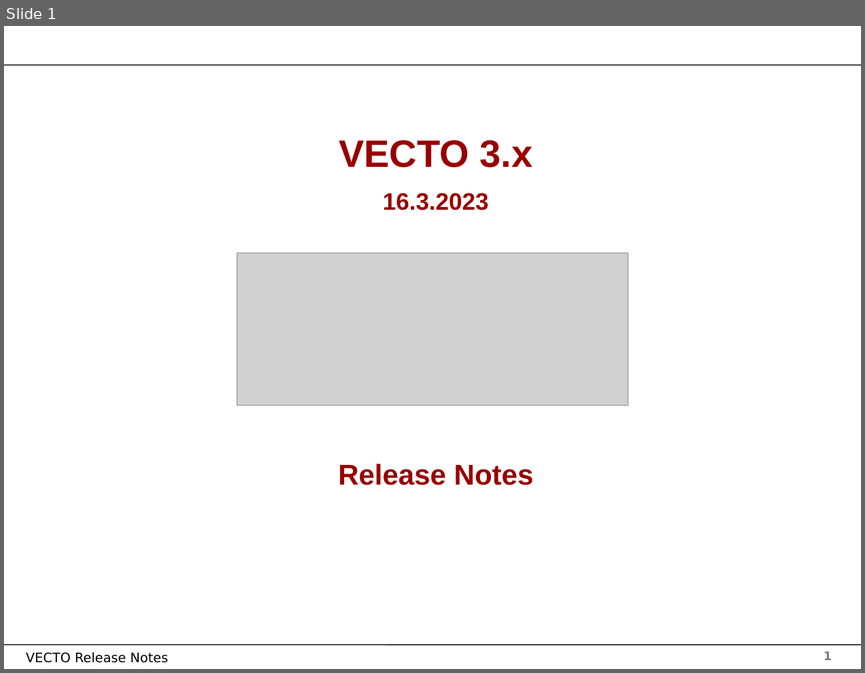
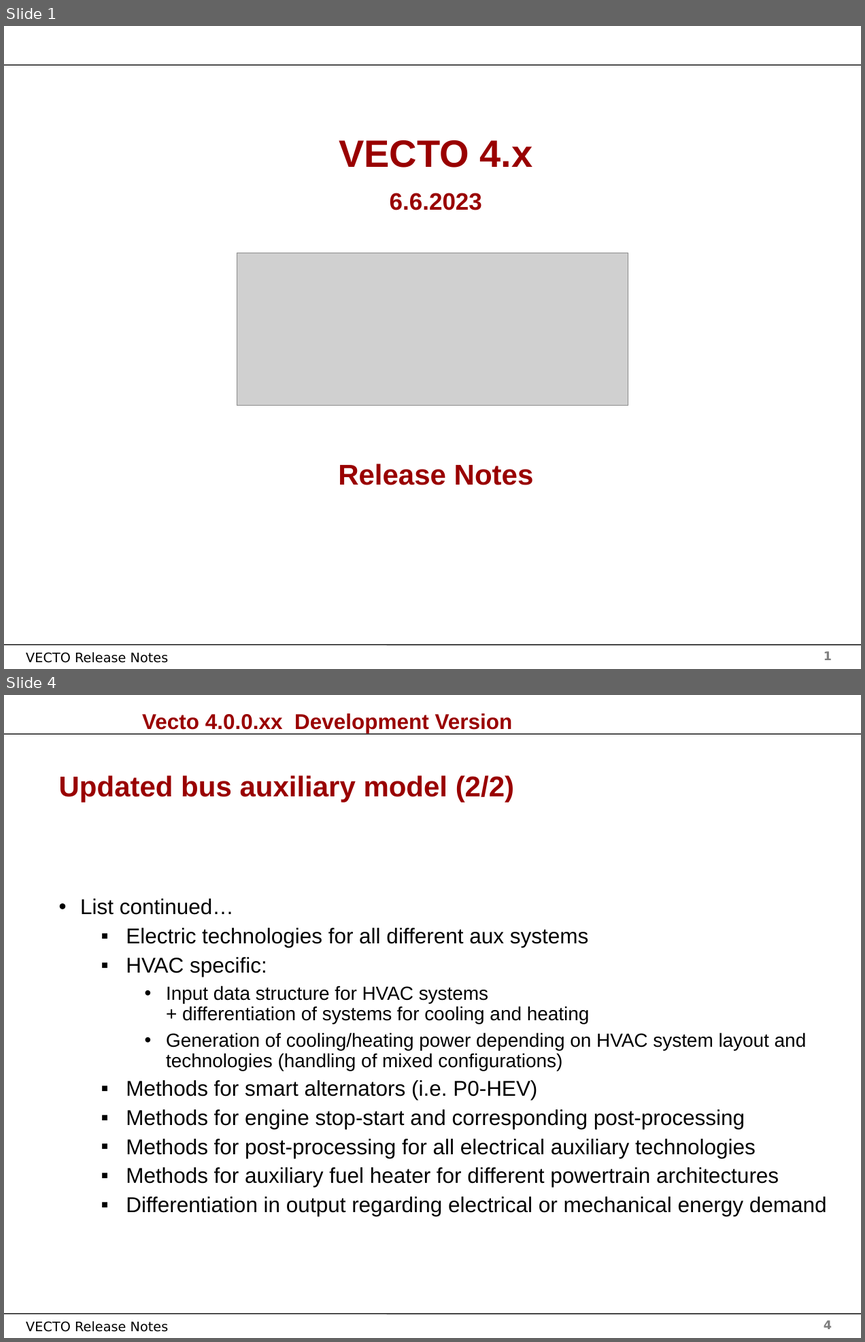
Before and after one commit to tanawadeatharva/BharatVECTO, a slide deck: Documentation/User Manual Source/Release Notes Vecto3.x.pptx. Shown one above the other, each under a label of ours: slide 1 before the commit, slides 1 and 4 after it; the slides between them are not shown. The pictures are 865x673 and 865x1342 pixels, drawn with LibreOffice and Linux fonts; fonts in the diff are those of the drawing; grey boxes stand for pictures; background and template pictures are left out. Boxes give left, top, right and bottom in pixels: in the first picture for what was removed or moved away, otherwise in the second. Text is boxed around its words. In the diff, an @@ line names an element or a change of style, - is before the commit and + after.

```diff
--- a/Documentation/User Manual Source/Release Notes Vecto3.x.pptx
+++ b/Documentation/User Manual Source/Release Notes Vecto3.x.pptx
@@ slide 4 added at (4, 695, 861, 1338), background #FFFFFF; not listed: 4 template elements that a slide beside it also shows @@
@@ text added at (142, 713, 513, 733), 18 pt, text #990000, bold @@
+Vecto 4.0.0.xx Development Version
@@ page number added at (16, 745, 16, 745), 1 pt, text #FFFFFF @@
+4
@@ title added at (59, 775, 514, 802), 24 pt, text #990000, bold @@
+Updated bus auxiliary model (2/2)
@@ text added at (80, 898, 827, 1216), 18 pt, text #000000 @@
+• List continued…
+  ▪ Electric technologies for all different aux systems
+  ▪ HVAC specific:
+    • Input data structure for HVAC systems
+      + differentiation of systems for cooling and heating
+    • Generation of cooling/heating power depending on HVAC system layout and technologies (handling of mixed configurations)
+  ▪ Methods for smart alternators (i.e. P0-HEV)
+  ▪ Methods for engine stop-start and corresponding post-processing
+  ▪ Methods for post-processing for all electrical auxiliary technologies
+  ▪ Methods for auxiliary fuel heater for different powertrain architectures
+  ▪ Differentiation in output regarding electrical or mechanical energy demand
@@ slide 1 changed as well @@
@@ text at (339, 140, 533, 210): text changed; size 20 to 32 pt @@
-VECTO 3.x
-16.3.2023
+VECTO 4.x
+6.6.2023
```
Also in this commit, not shown: 5 other slides changed, 17 other slides added.
